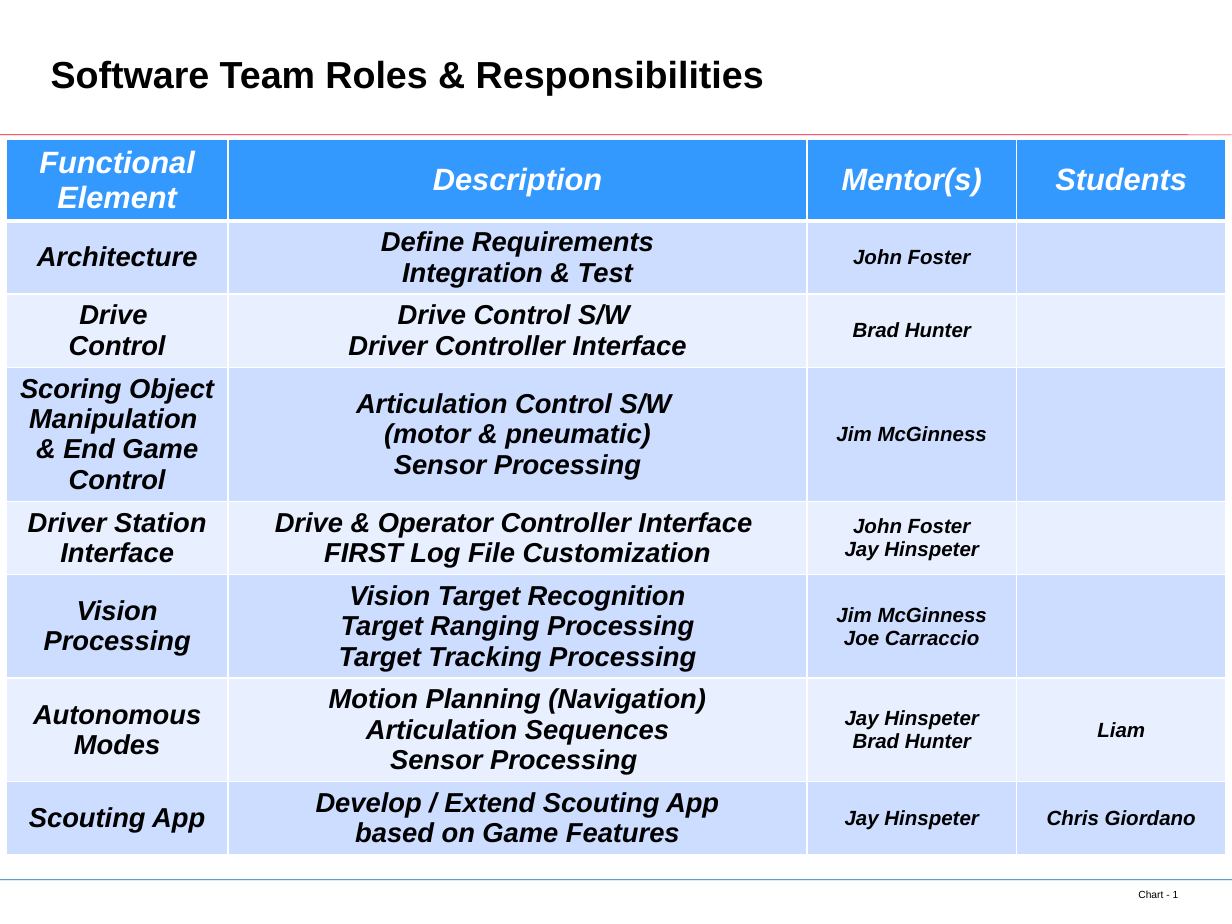
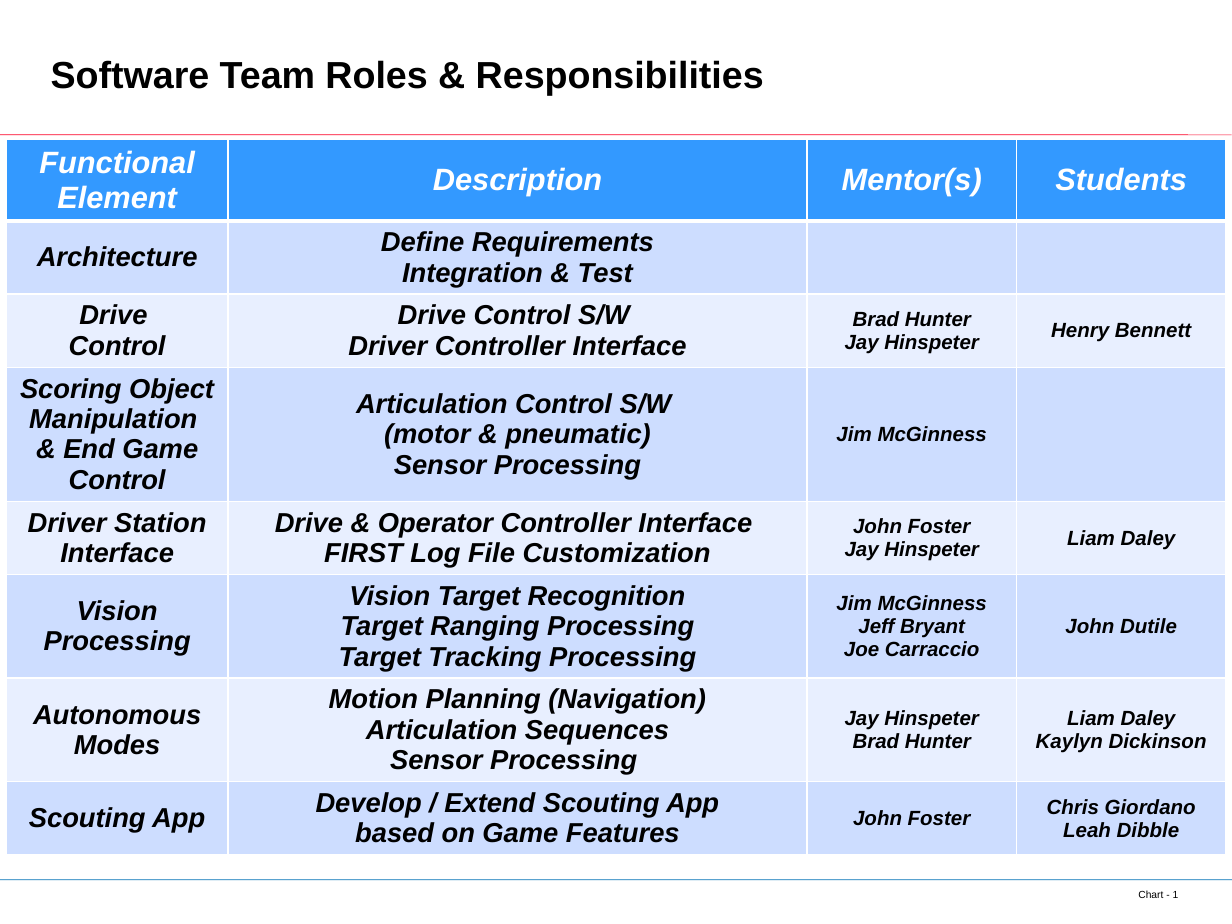
Before and after one commit to Team138Entropy/Entropy2018, a slide deck: slide 1 of Software Team Roles and Responsibilities.pptx. Drawn at 1232x924 pixels with LibreOffice and Linux fonts; fonts in the diff are those of the drawing; background and template pictures are left out. Boxes give left, top, right and bottom in pixels: in the first picture for what was removed or moved away, otherwise in the second. Text is boxed around its words. In the diff, an @@ line names an element or a change of style, - is before the commit and + after.

Commit message:
Updating Mentors and Students

```diff
--- a/Software Team Roles and Responsibilities.pptx
+++ b/Software Team Roles and Responsibilities.pptx
@@ table at (6, 139, 1226, 903) @@
-row 2, column 3: John Foster
+row 2, column 3: 
-row 3, column 3: Brad Hunter
+row 3, column 3: Brad Hunter / Jay Hinspeter
-row 3, column 4: 
+row 3, column 4: Henry Bennett
-row 5, column 4: 
+row 5, column 4: Liam Daley
-row 6, column 3: Jim McGinness / Joe Carraccio
+row 6, column 3: Jim McGinness / Jeff Bryant / Joe Carraccio
-row 6, column 4: 
+row 6, column 4: John Dutile
-row 7, column 4: Liam
+row 7, column 4: Liam Daley / Kaylyn Dickinson
-row 8, column 3: Jay Hinspeter
+row 8, column 3: John Foster
-row 8, column 4: Chris Giordano
+row 8, column 4: Chris Giordano / Leah Dibble
```
